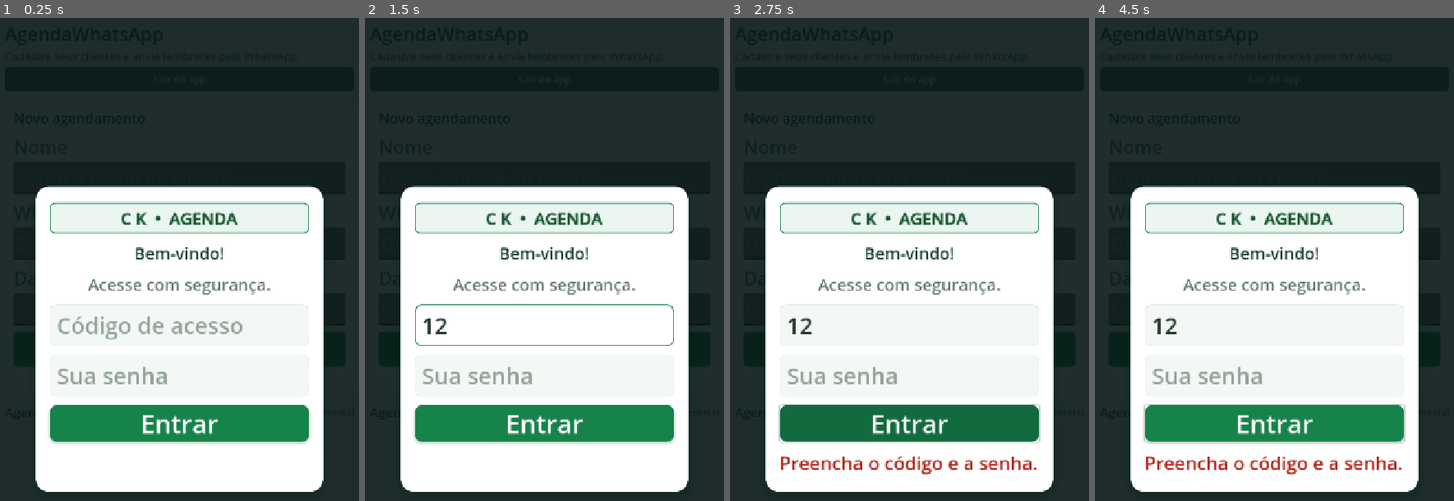
Above: before the commit, frames 1-4 (left to right).
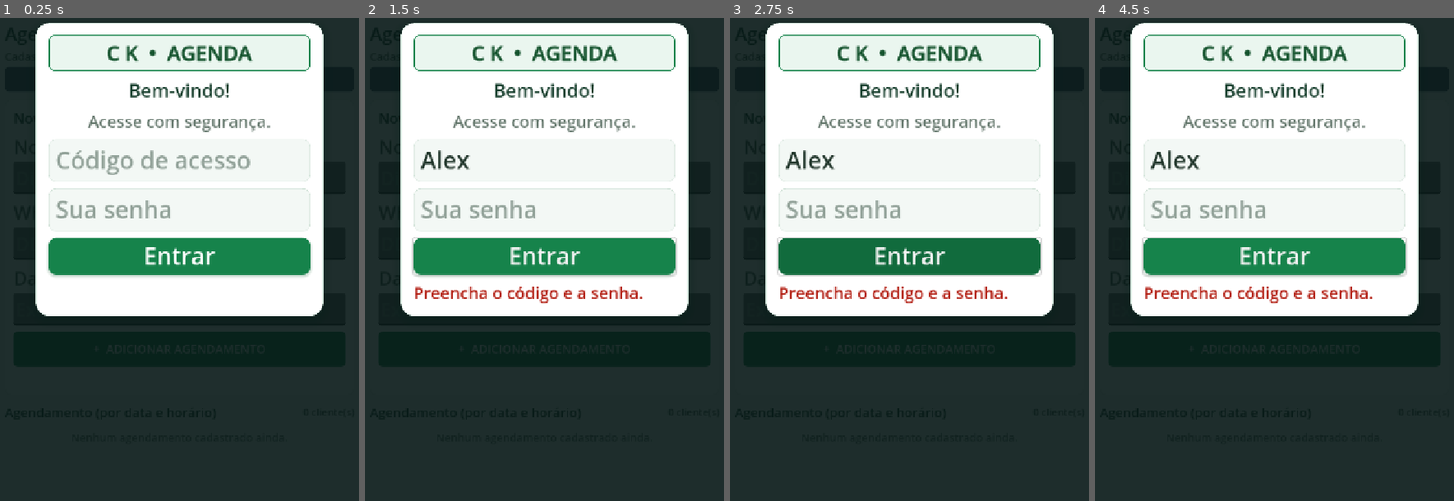
Above: after the commit, the same moments.

Repository: CarlosPatrickSantos/agendawhatsapp_godot_4.4.1_melhorado
Game: Godot game, scene res://main.tscn
Same seed, same stepped clock (60 frames per second), same inputs: the game is played once before the commit and once after it.
Inputs (mouse positions are in pixels of both pictures, inside the frame that each line leads up to):
- Up to frame 1 (0.25 s): no input
- Up to frame 2 (1.5 s): click (544, 177) at 0.52 s; type "Alex" at 0.6 s; click (544, 245) at 0.75 s; type "12" at 0.83 s; click (544, 307) at 0.98 s; type "12" at 1.07 s; click "+ ADICIONAR AGENDAMENTO" at 1.25 s
- Up to frame 3 (2.75 s): click "Entrar" at 2 s
- Up to frame 4 (4.5 s): click "+ ADICIONAR AGENDAMENTO" at 2.75 s; click "Entrar" at 3.5 s; click "+ ADICIONAR AGENDAMENTO" at 4.25 s

The runs differ from the first frame. In frame 1, 65% of the frame differs, in the area x 9-91%, y 1-99%; in frame 2, 66%; in frame 3, 66%; in frame 4, 66%.

Commit message:
Posiciona tela de login no topo e ajusta tamanho das fontes

Diff:
--- a/main.gd
+++ b/main.gd
@@ -497,11 +497,22 @@
 	auth_overlay.z_index = 100
 	add_child(auth_overlay)
 
-	var center := CenterContainer.new()
-	center.set_anchors_and_offsets_preset(Control.PRESET_FULL_RECT)
-	center.add_theme_constant_override("margin_left", 18)
-	center.add_theme_constant_override("margin_right", 18)
-	auth_overlay.add_child(center)
+	var top_container := MarginContainer.new()
+	top_container.set_anchors_and_offsets_preset(Control.PRESET_FULL_RECT)
+	top_container.add_theme_constant_override("margin_left", 18)
+	top_container.add_theme_constant_override("margin_right", 18)
+	top_container.add_theme_constant_override("margin_top", 24)
+	auth_overlay.add_child(top_container)
+
+	var v_wrap := VBoxContainer.new()
+	v_wrap.size_flags_horizontal = Control.SIZE_EXPAND_FILL
+	v_wrap.size_flags_vertical = Control.SIZE_EXPAND_FILL
+	top_container.add_child(v_wrap)
+
+	var h_wrap := HBoxContainer.new()
+	h_wrap.alignment = BoxContainer.ALIGNMENT_CENTER
+	h_wrap.size_flags_horizontal = Control.SIZE_EXPAND_FILL
+	v_wrap.add_child(h_wrap)
 
 	var card := PanelContainer.new()
 	card.custom_minimum_size = Vector2(
@@ -518,17 +529,17 @@
 	card_style.shadow_size = 18
 	card_style.shadow_offset = Vector2(0, 7)
 	card.add_theme_stylebox_override("panel", card_style)
-	center.add_child(card)
+	h_wrap.add_child(card)
 
 	var margin := MarginContainer.new()
-	margin.add_theme_constant_override("margin_left", 26)
-	margin.add_theme_constant_override("margin_right", 26)
-	margin.add_theme_constant_override("margin_top", 30)
-	margin.add_theme_constant_override("margin_bottom", 30)
+	margin.add_theme_constant_override("margin_left", 24)
+	margin.add_theme_constant_override("margin_right", 24)
+	margin.add_theme_constant_override("margin_top", 22)
+	margin.add_theme_constant_override("margin_bottom", 22)
 	card.add_child(margin)
 
 	var box := VBoxContainer.new()
-	box.add_theme_constant_override("separation", 17)
+	box.add_theme_constant_override("separation", 13)
 	margin.add_child(box)
 
 	# Pequeno detalhe superior.
@@ -539,8 +550,8 @@
 	badge_style.set_corner_radius_all(10)
 	badge_style.content_margin_left = 14
 	badge_style.content_margin_right = 14
-	badge_style.content_margin_top = 8
-	badge_style.content_margin_bottom = 8
+	badge_style.content_margin_top = 7
+	badge_style.content_margin_bottom = 7
 
 	var badge_panel := PanelContainer.new()
 	badge_panel.size_flags_horizontal = Control.SIZE_EXPAND_FILL
@@ -551,18 +562,18 @@
 	lbl_marca.text = "C K  •  AGENDA"
 	lbl_marca.horizontal_alignment = HORIZONTAL_ALIGNMENT_CENTER
 	lbl_marca.size_flags_horizontal = Control.SIZE_EXPAND_FILL
-	lbl_marca.add_theme_font_size_override("font_size", 32)
+	lbl_marca.add_theme_font_size_override("font_size", 40)
 	lbl_marca.add_theme_color_override("font_color", Color("#14532d"))
 	lbl_marca.add_theme_color_override("font_outline_color", Color("#14532d"))
 	lbl_marca.add_theme_constant_override("outline_size", 2)
 	badge_panel.add_child(lbl_marca)
 
-# Título principal.
+	# Título principal.
 	var lbl_titulo := Label.new()
 	lbl_titulo.text = "Bem-vindo!"
 	lbl_titulo.horizontal_alignment = HORIZONTAL_ALIGNMENT_CENTER
 	lbl_titulo.size_flags_horizontal = Control.SIZE_EXPAND_FILL
-	lbl_titulo.add_theme_font_size_override("font_size", 32)
+	lbl_titulo.add_theme_font_size_override("font_size", 36)
 	lbl_titulo.add_theme_color_override("font_color", Color("#153D2B"))
 	box.add_child(lbl_titulo)
 
@@ -583,8 +594,8 @@
 	input_normal.border_color = Color("#D6E5DC")
 	input_normal.content_margin_left = 14
 	input_normal.content_margin_right = 14
-	input_normal.content_margin_top = 10
-	input_normal.content_margin_bottom = 10
+	input_normal.content_margin_top = 9
+	input_normal.content_margin_bottom = 9
 
 	var input_focus := StyleBoxFlat.new()
 	input_focus.bg_color = Color("#FFFFFF")
@@ -593,13 +604,13 @@
 	input_focus.border_color = Color("#16834B")
 	input_focus.content_margin_left = 14
 	input_focus.content_margin_right = 14
-	input_focus.content_margin_top = 10
-	input_focus.content_margin_bottom = 10
+	input_focus.content_margin_top = 9
+	input_focus.content_margin_bottom = 9
 
 	codigo_input = LineEdit.new()
 	codigo_input.placeholder_text = "Código de acesso"
-	codigo_input.custom_minimum_size = Vector2(0, 64)
-	codigo_input.add_theme_font_size_override("font_size", 44)
+	codigo_input.custom_minimum_size = Vector2(0, 72)
+	codigo_input.add_theme_font_size_override("font_size", 46)
 	codigo_input.add_theme_color_override("font_color", Color("#20352A"))
 	codigo_input.add_theme_color_override("font_placeholder_color", Color("#91A198"))
 	codigo_input.add_theme_stylebox_override("normal", input_normal)
@@ -609,8 +620,8 @@
 	senha_input = LineEdit.new()
 	senha_input.placeholder_text = "Sua senha"
 	senha_input.secret = true
-	senha_input.custom_minimum_size = Vector2(0, 64)
-	senha_input.add_theme_font_size_override("font_size", 44)
+	senha_input.custom_minimum_size = Vector2(0, 72)
+	senha_input.add_theme_font_size_override("font_size", 46)
 	senha_input.add_theme_color_override("font_color", Color("#20352A"))
 	senha_input.add_theme_color_override("font_placeholder_color", Color("#91A198"))
 	senha_input.add_theme_stylebox_override("normal", input_normal)
@@ -620,8 +631,8 @@
 	# Botão verde com cantos arredondados.
 	auth_btn = Button.new()
 	auth_btn.text = "Entrar"
-	auth_btn.custom_minimum_size = Vector2(0, 68)
-	auth_btn.add_theme_font_size_override("font_size", 50)
+	auth_btn.custom_minimum_size = Vector2(0, 72)
+	auth_btn.add_theme_font_size_override("font_size", 46)
 	auth_btn.add_theme_color_override("font_color", Color.WHITE)
 
 	var btn_normal := StyleBoxFlat.new()
@@ -647,7 +658,7 @@
 
 	auth_status_label = Label.new()
 	auth_status_label.text = ""
-	auth_status_label.add_theme_font_size_override("font_size", 36)
+	auth_status_label.add_theme_font_size_override("font_size", 32)
 	auth_status_label.autowrap_mode = TextServer.AUTOWRAP_WORD_SMART
 	auth_status_label.add_theme_color_override("font_color", Color("#B42318"))
 	box.add_child(auth_status_label)
Not shown, changed: export_presets.cfg
Not shown, added: Agendlogin.apk
Not shown, added: Agendlogin.apk.idsig
Not shown, added: Agendloginsenha.apk
Not shown, added: Agendloginsenha.apk.idsig
Not shown, added: Agendto.apk
Not shown, added: Agendto.apk.idsig
Not shown, added: Agendtop.apk
Not shown, added: Agendtop.apk.idsig
